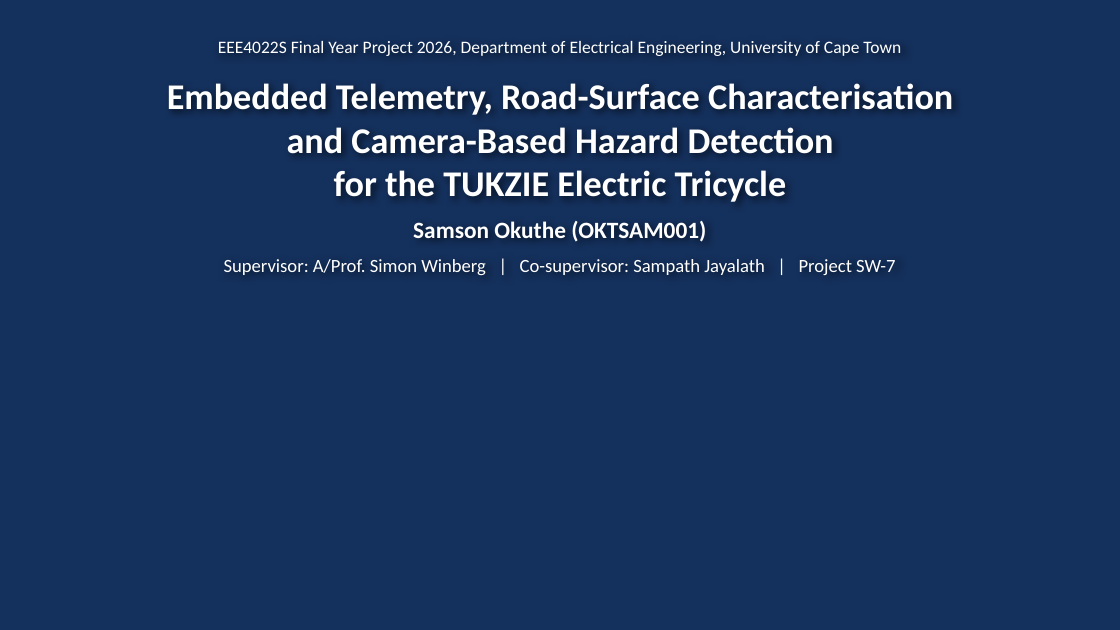
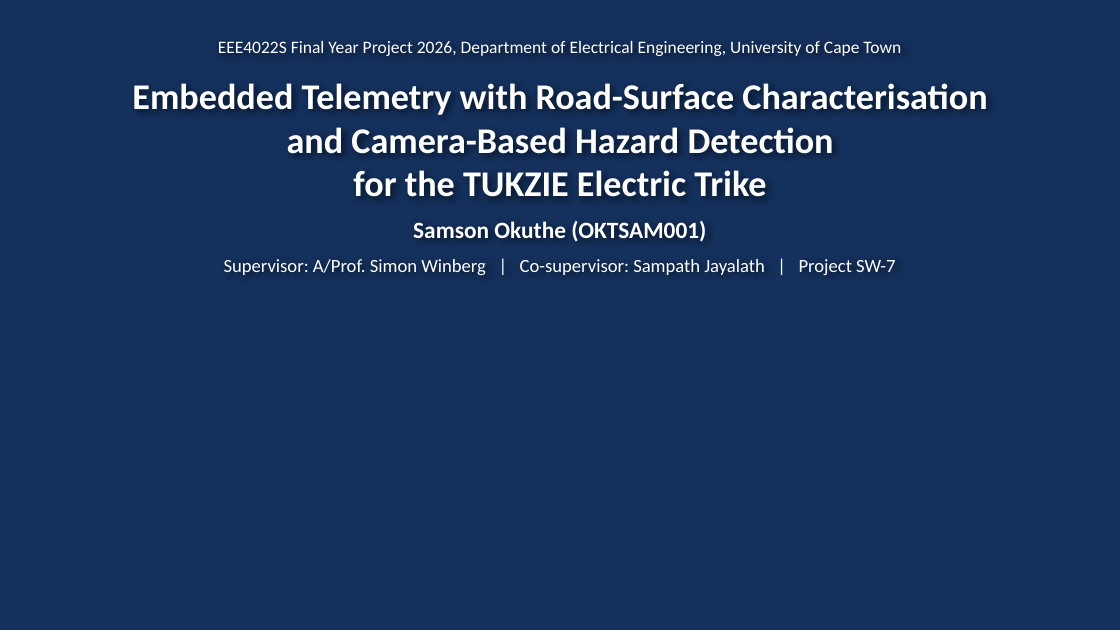
Before and after one commit to 0geder/Tukzie-HPEC-HUD, a slide deck: slide 1 of Presentation/SW7_Final_Presentation.pptx. Drawn at 1120x630 pixels with LibreOffice and Linux fonts; fonts in the diff are those of the drawing; background and template pictures are left out. Boxes give left, top, right and bottom in pixels: in the first picture for what was removed or moved away, otherwise in the second. Text is boxed around its words. In the diff, an @@ line names an element or a change of style, - is before the commit and + after.

Commit message:
Title: Embedded Telemetry with Road-Surface Characterisation and Camera-Based Hazard Detection for the TUKZIE Electric Trike (Simon: no comma, trike); report, README, CLAUDE.md, project log D43, deck and poster

```diff
--- a/Presentation/SW7_Final_Presentation.pptx
+++ b/Presentation/SW7_Final_Presentation.pptx
@@ text at (x1=132, y1=83, x2=987, y2=115): text changed @@
-Embedded Telemetry, Road-Surface Characterisation
+Embedded Telemetry with Road-Surface Characterisation
@@ text at (x1=353, y1=170, x2=766, y2=197): text changed @@
-for the TUKZIE Electric Tricycle
+for the TUKZIE Electric Trike
```
Also in this commit, not shown: 8 other files.
